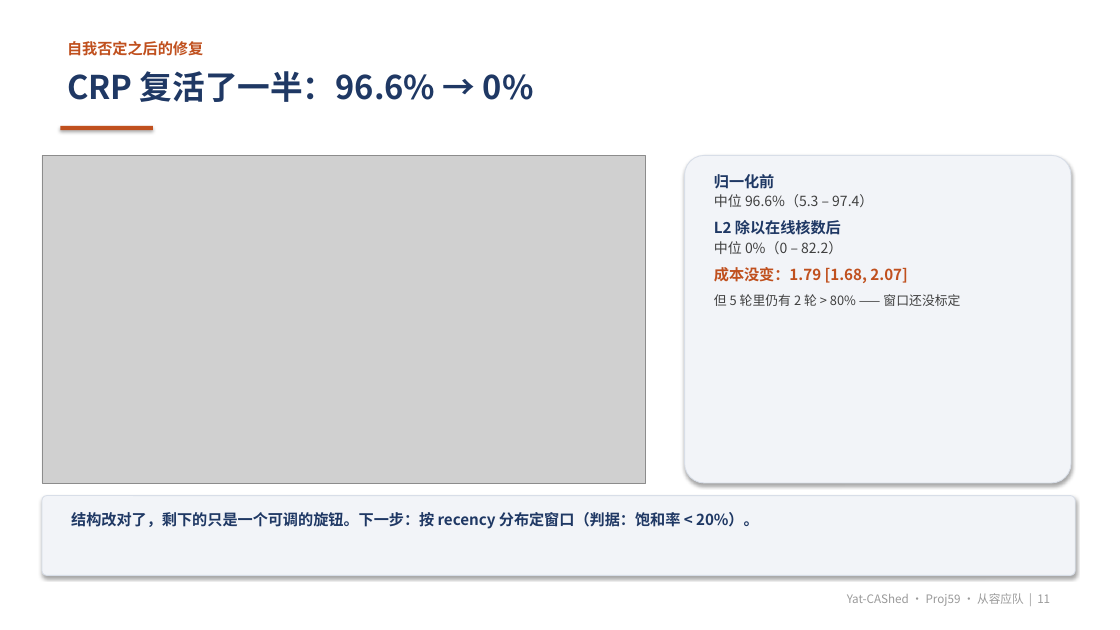
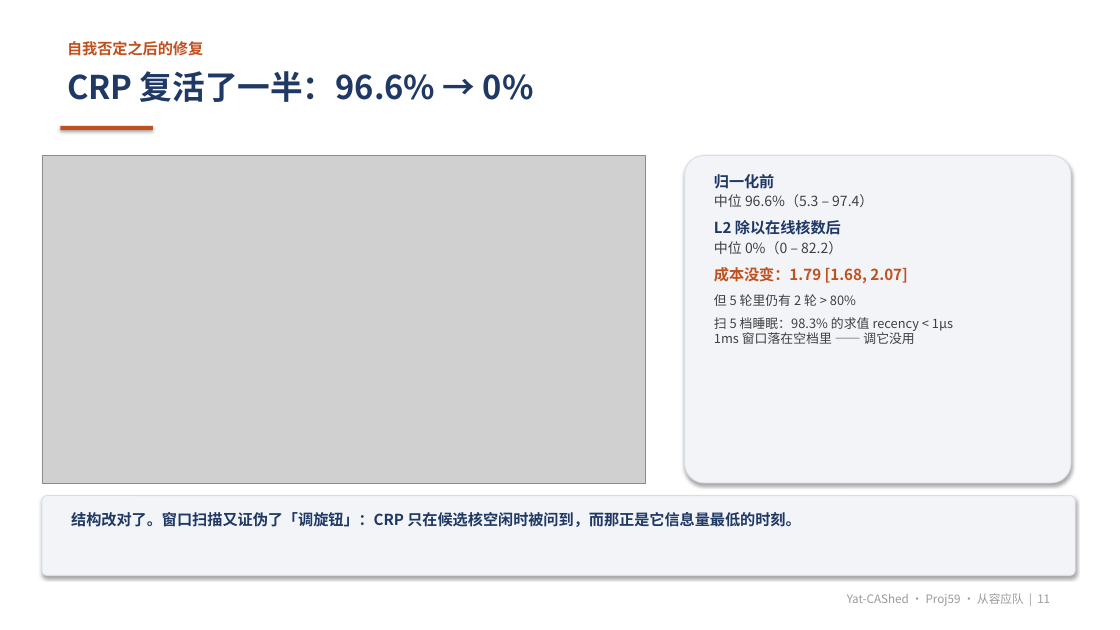
Before and after one commit to mafuquan430/Yat-CAshed, a slide deck: slide 11 of report/slides/结题答辩.pptx. Drawn at 1120x630 pixels with LibreOffice and Linux fonts; fonts in the diff are those of the drawing; grey boxes stand for pictures. Boxes give left, top, right and bottom in pixels: in the first picture for what was removed or moved away, otherwise in the second. Text is boxed around its words. In the diff, an @@ line names an element or a change of style, - is before the commit and + after.

```diff
--- a/report/slides/结题答辩.pptx
+++ b/report/slides/结题答辩.pptx
@@ text at (x1=714, y1=294, x2=953, y2=344): text changed @@
-但 5 轮里仍有 2 轮 > 80% —— 窗口还没标定
+但 5 轮里仍有 2 轮 > 80%
+扫 5 档睡眠：98.3% 的求值 recency < 1µs
+1ms 窗口落在空档里 —— 调它没用
@@ text at (x1=71, y1=512, x2=800, y2=527): text changed @@
-结构改对了，剩下的只是一个可调的旋钮。下一步：按 recency 分布定窗口（判据：饱和率 < 20%）。
+结构改对了。窗口扫描又证伪了「调旋钮」：CRP 只在候选核空闲时被问到，而那正是它信息量最低的时刻。
```
Also in this commit, not shown: 20 other files.
